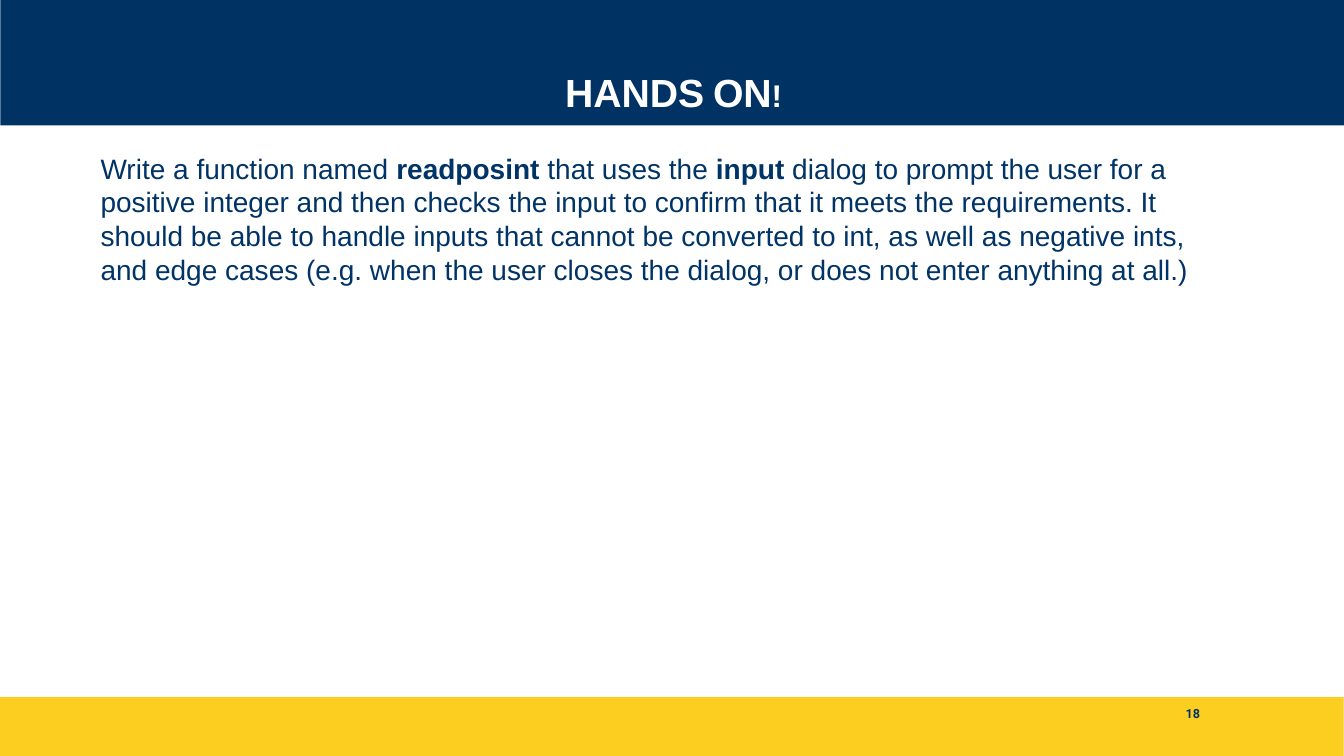
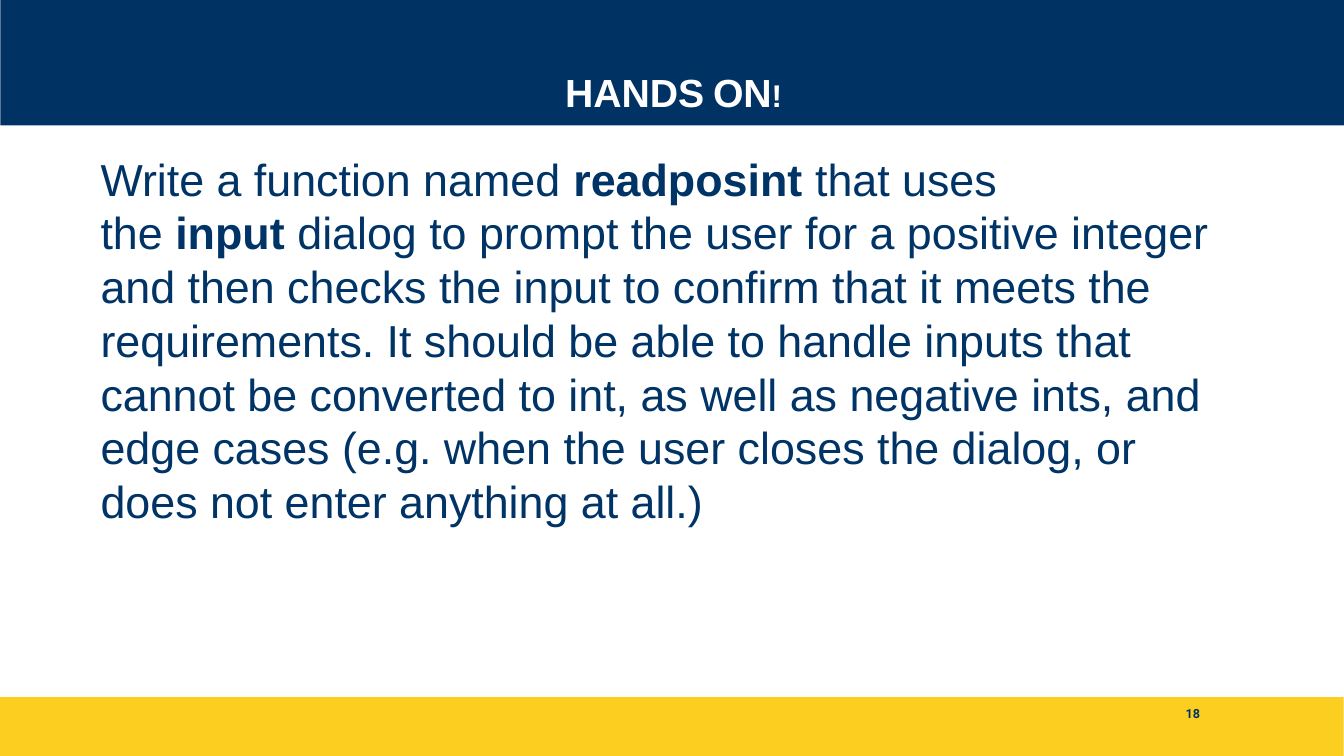
Before and after one commit to igorsteinmacher/INF502-Fall2020, a slide deck: slide 18 of slides/Python_class2.pptx. Drawn at 1344x756 pixels with LibreOffice and Linux fonts; fonts in the diff are those of the drawing. Boxes give left, top, right and bottom in pixels: in the first picture for what was removed or moved away, otherwise in the second. Text is boxed around its words. In the diff, an @@ line names an element or a change of style, - is before the commit and + after.

```diff
--- a/slides/Python_class2.pptx
+++ b/slides/Python_class2.pptx
@@ text "Write a function named readposint ..." at (x1=101, y1=163, x2=1208, y2=527): size 20 to 32 pt @@
```
Also in this commit, not shown: 4 other files.
